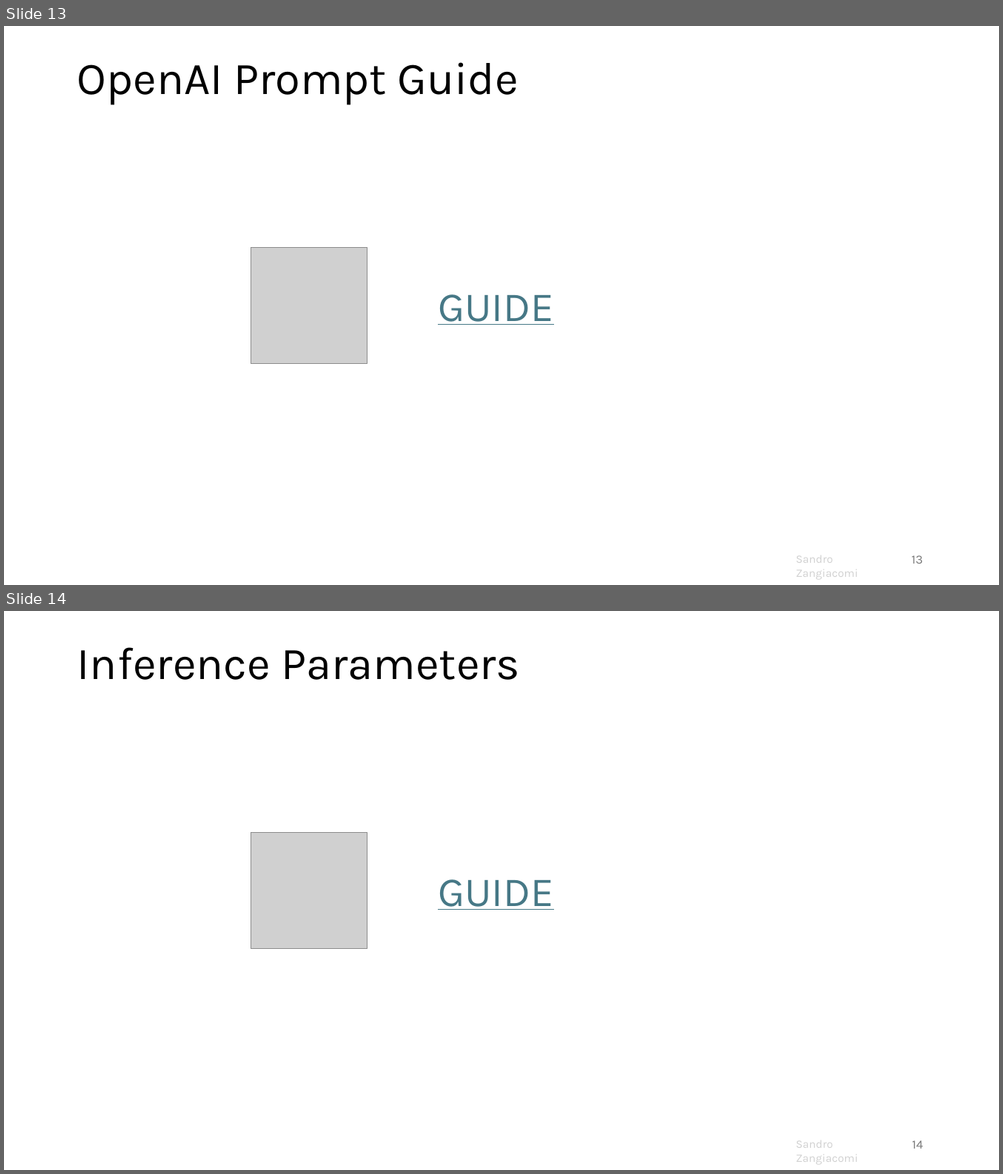
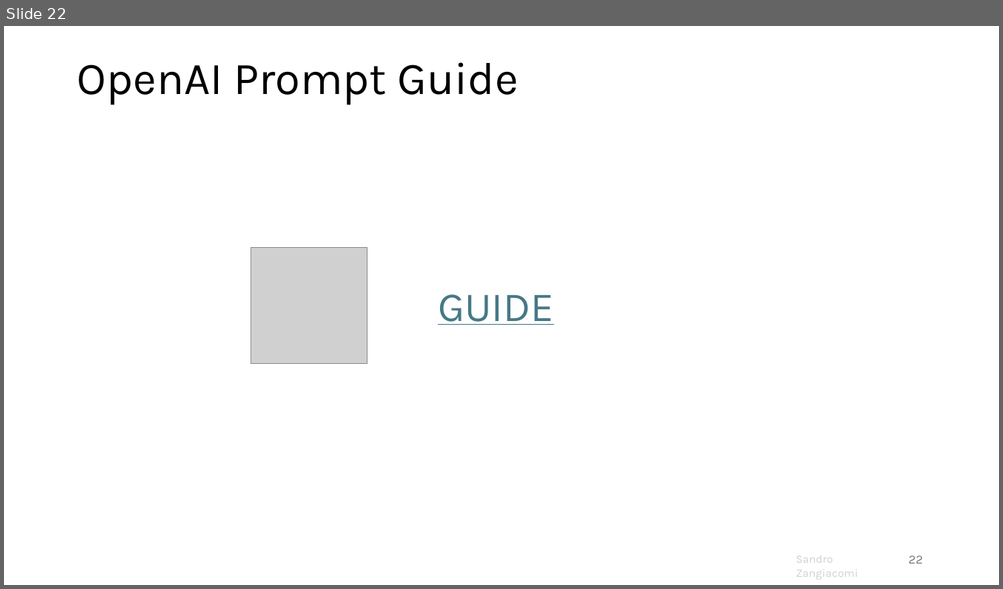
Before and after one commit to sandrozc/llm_learning_xp, a slide deck: genai_course.pptx. Shown one above the other, each under a label of ours: slides 13 and 14 before the commit, slide 22 after it. The pictures are 1003x1174 and 1003x589 pixels, drawn with LibreOffice and Linux fonts; fonts in the diff are those of the drawing; grey boxes stand for pictures; background and template pictures are left out. Boxes give left, top, right and bottom in pixels: in the first picture for what was removed or moved away, otherwise in the second. Text is boxed around its words. In the diff, an @@ line names an element or a change of style, - is before the commit and + after.

```diff
--- a/genai_course.pptx
+++ b/genai_course.pptx
@@ slide 14 removed at (4, 611, 999, 1170), background #FFFFFF; not listed: 1 template element that a slide beside it also shows @@
@@ title removed at (77, 647, 521, 680) @@
-Inference Parameters
@@ picture removed at (251, 832, 367, 948) @@
@@ text removed at (438, 880, 554, 910) @@
-GUIDE
@@ page number removed at (912, 1141, 923, 1149) @@
-14
@@ what was slide 13 is now slide 22 @@
@@ page number at (908, 556, 922, 564): text changed @@
-13
+22
```
Also in this commit, not shown: 15 slides changed, 7 slides added.
